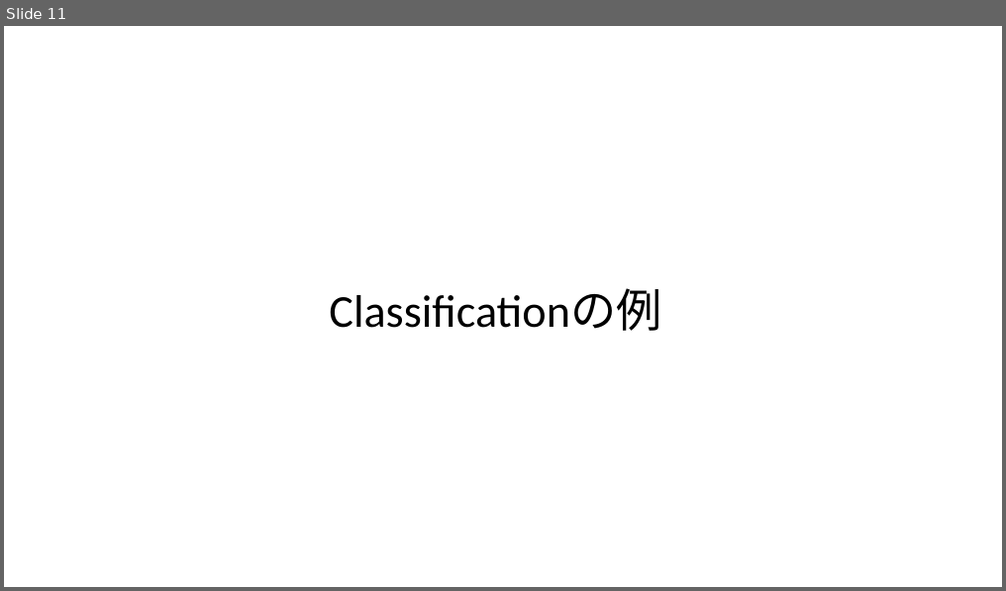
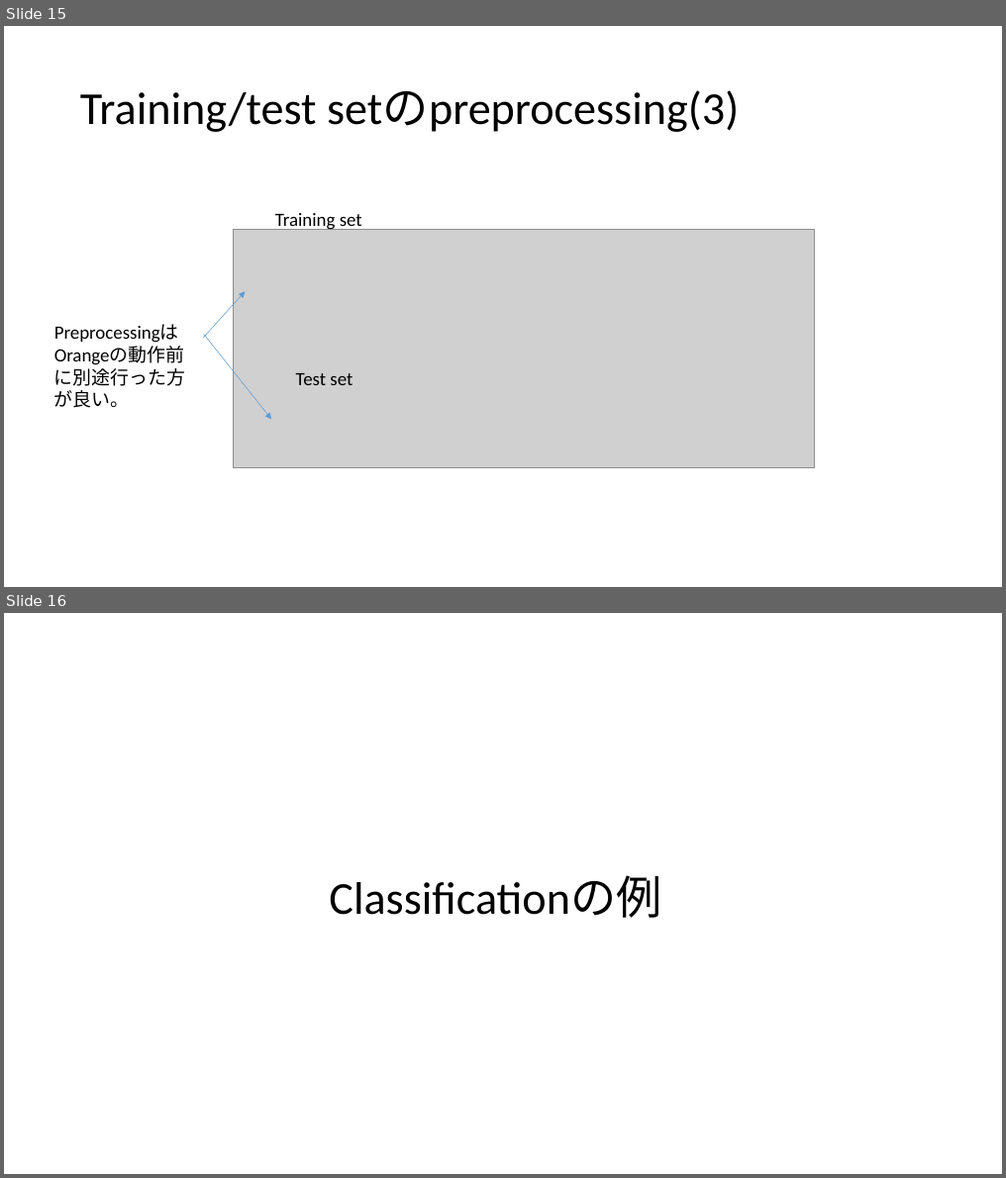
Before and after one commit to nim-hrkn/orange_examples, a slide deck: Orange_explanation.pptx. Shown one above the other, each under a label of ours: slide 11 before the commit, slides 15 and 16 after it. The pictures are 1006x591 and 1006x1178 pixels, drawn with LibreOffice and Linux fonts; fonts in the diff are those of the drawing; grey boxes stand for pictures. Boxes give left, top, right and bottom in pixels: in the first picture for what was removed or moved away, otherwise in the second. Text is boxed around its words. In the diff, an @@ line names an element or a change of style, - is before the commit and + after.

```diff
--- a/Orange_explanation.pptx
+++ b/Orange_explanation.pptx
@@ slide 15 added at box(4, 26, 1002, 587), background #FFFFFF @@
@@ title added at box(80, 90, 739, 132), 44 pt, text #000000 @@
+Training/test setのpreprocessing(3)
@@ picture added at box(233, 229, 815, 469) @@
@@ text added at box(275, 213, 362, 231), 18 pt, text #000000 @@
+Training set
@@ arrow added from (203, 338) to (245, 291), #5B9BD5 0.5 pt @@
@@ text added at box(54, 324, 179, 408), 18 pt, text #000000 @@
+Preprocessingは
+Orangeの動作前に別途行った方が良い。
@@ arrow added from (204, 335) to (271, 420), #5B9BD5 0.5 pt @@
@@ text added at box(296, 373, 352, 385), 18 pt, text #000000 @@
+Test set
@@ what was slide 11 is now slide 16 @@
```
Also in this commit, not shown: 3 slides changed, 6 other slides added, 5 other files.
